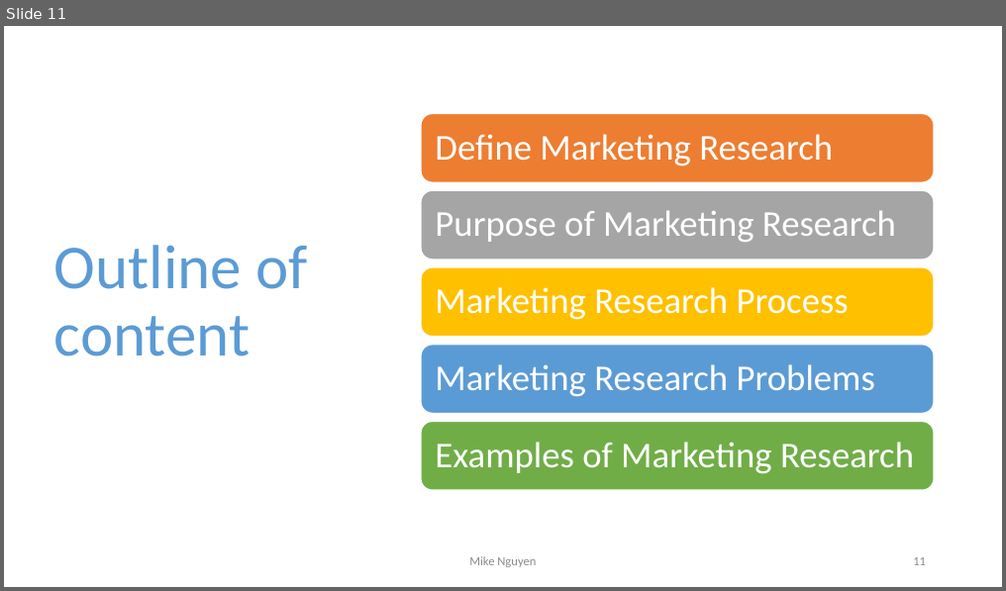
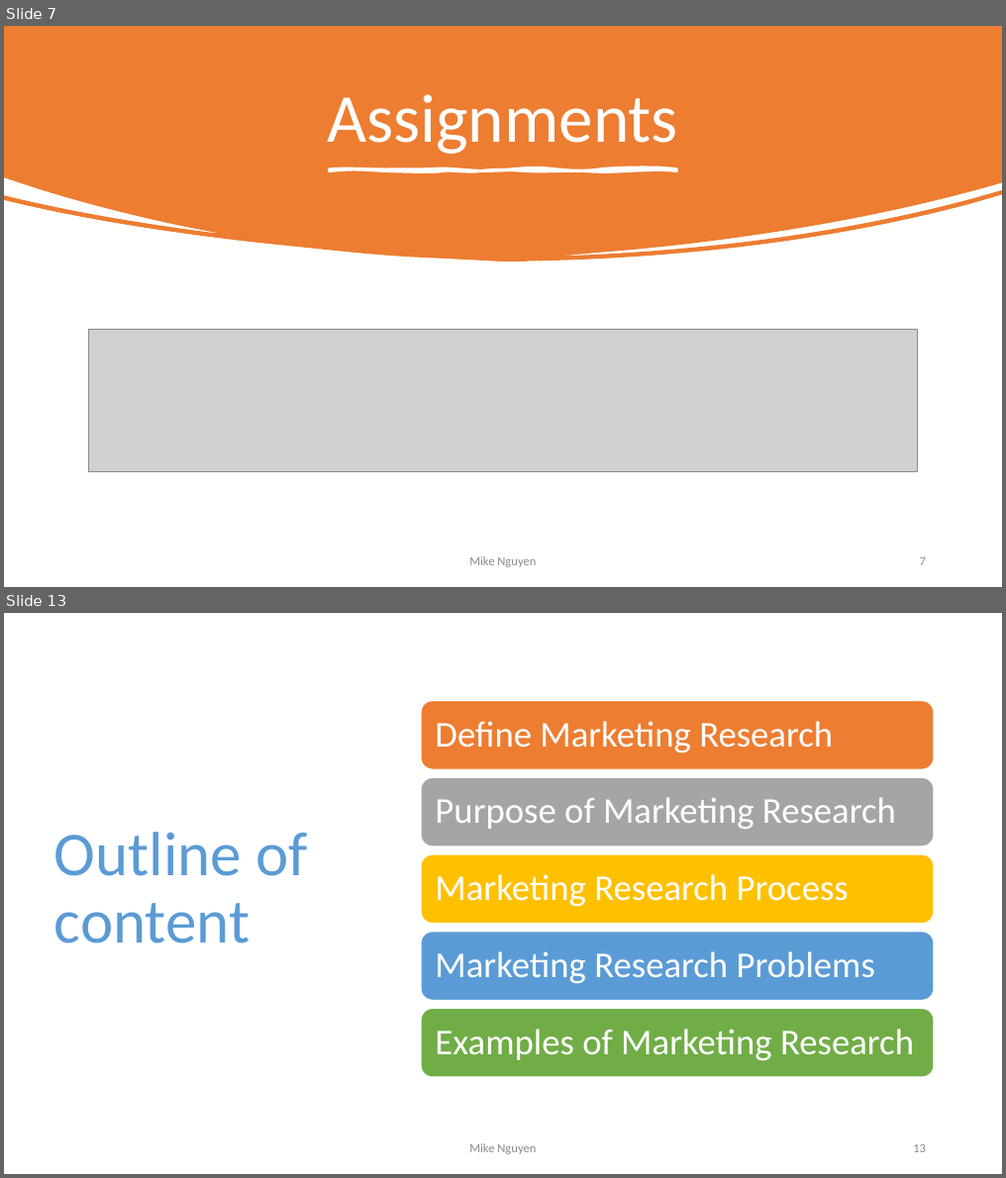
Before and after one commit to mikenguyen13/mar4050, a slide deck: lectures/1/1_Introduction to Marketing Research.pptx. Shown one above the other, each under a label of ours: slide 11 before the commit, slides 7 and 13 after it; the slides between them are not shown. The pictures are 1006x591 and 1006x1178 pixels, drawn with LibreOffice and Linux fonts; fonts in the diff are those of the drawing; grey boxes stand for pictures. Boxes give left, top, right and bottom in pixels: in the first picture for what was removed or moved away, otherwise in the second. Text is boxed around its words. In the diff, an @@ line names an element or a change of style, - is before the commit and + after.

```diff
--- a/lectures/1/1_Introduction to Marketing Research.pptx
+++ b/lectures/1/1_Introduction to Marketing Research.pptx
@@ slide 7 added at bbox=[4, 26, 1002, 587], background #FFFFFF @@
@@ freeform shape added at bbox=[4, 26, 1002, 262], fill #ED7D31 @@
@@ title added at bbox=[327, 94, 678, 154], 66 pt, text #FFFFFF @@
+Assignments
@@ freeform shape added at bbox=[330, 170, 677, 172], fill #FFFFFF, outline #FFFFFF 3 pt @@
@@ picture added at bbox=[88, 329, 918, 472] @@
@@ text added at bbox=[469, 557, 536, 568], 12 pt, text #8C8C8C @@
+Mike Nguyen
@@ page number added at bbox=[920, 558, 926, 566], 12 pt, text #8C8C8C @@
+7
@@ what was slide 11 is now slide 13 @@
@@ page number at bbox=[913, 1145, 926, 1153]: text changed @@
-11
+13
```
Also in this commit, not shown: 3 slides changed, 1 other slide added, 14 other files.
